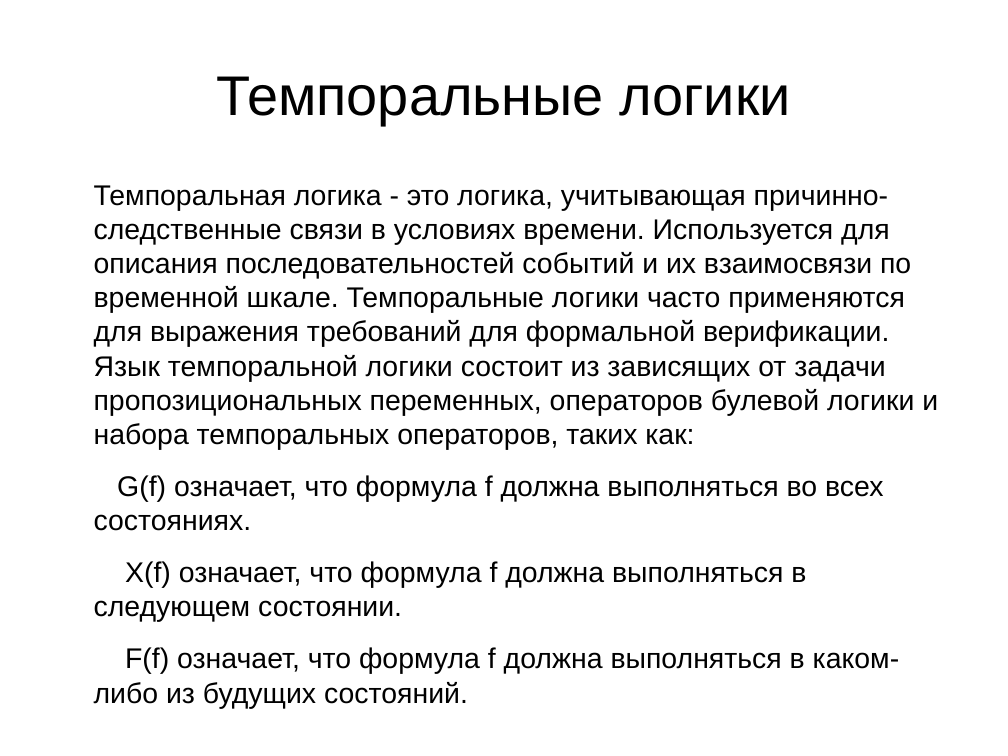
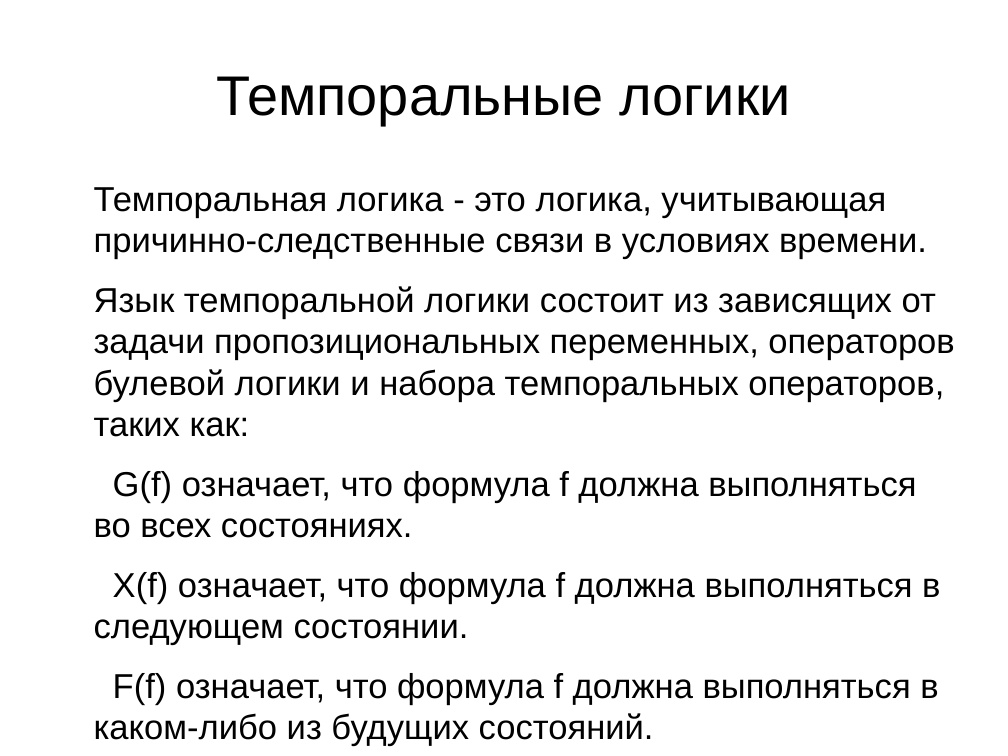
Before and after one commit to V1489Cygni/spec2fb, a slide deck: slide 5 of Presentation.odp. Drawn at 1008x756 pixels with LibreOffice and Linux fonts; fonts in the diff are those of the drawing. Boxes give left, top, right and bottom in pixels: in the first picture for what was removed or moved away, otherwise in the second. Text is boxed around its words. In the diff, an @@ line names an element or a change of style, - is before the commit and + after.

```diff
--- a/Presentation.odp
+++ b/Presentation.odp
@@ text at (94, 187, 954, 437): text changed; size 22.4 to 27.2 pt @@
-Темпоральная логика - это логика, учитывающая причинно-следственные связи в условиях времени. Используется для описания последовательностей событий и их взаимосвязи по временной шкале. Темпоральные логики часто применяются для выражения требований для формальной верификации. Язык темпоральной логики состоит из зависящих от задачи пропозициональных переменных, операторов булевой логики и набора темпоральных операторов, таких как:
+Темпоральная логика - это логика, учитывающая причинно-следственные связи в условиях времени.
+Язык темпоральной логики состоит из зависящих от задачи пропозициональных переменных, операторов булевой логики и набора темпоральных операторов, таких как:
@@ text at (94, 471, 940, 746): size 22.4 to 27.2 pt in "G(f) означает, что формула f должна выполняться ...", "X(f) означает, что формула f должна выполняться ...", "F(f) означает, что формула f должна выполняться ..." @@
```
Also in this commit, not shown: 7 other slides changed, 9 slides added, 16 slides removed, 3 other files.
